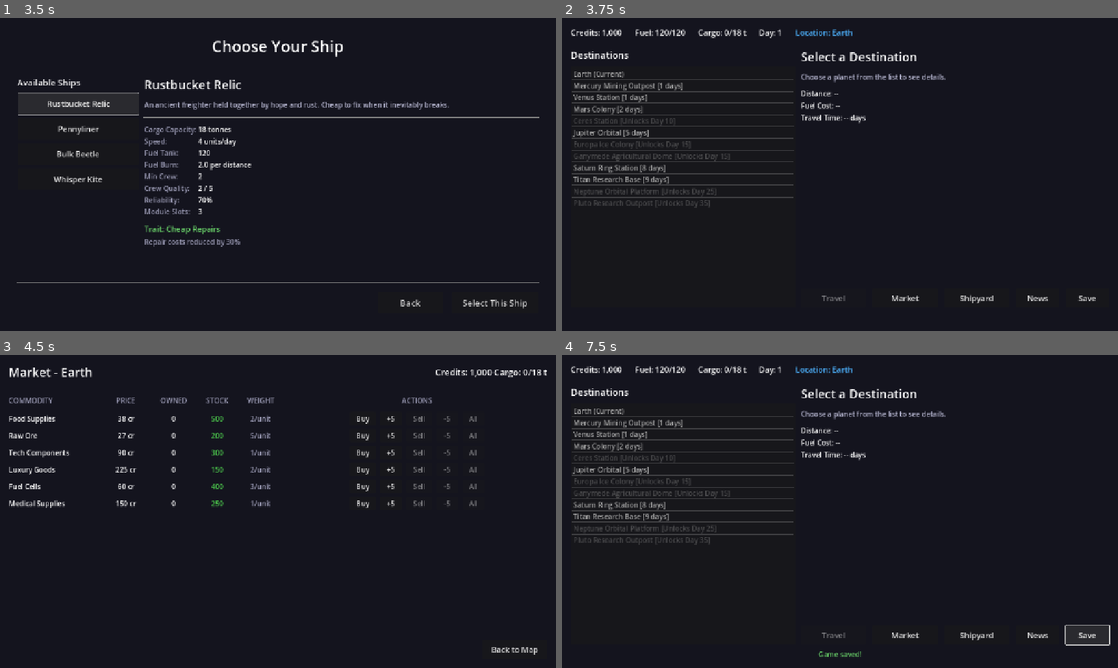
Above: before the commit, frames 1-4 (two rows, left to right).
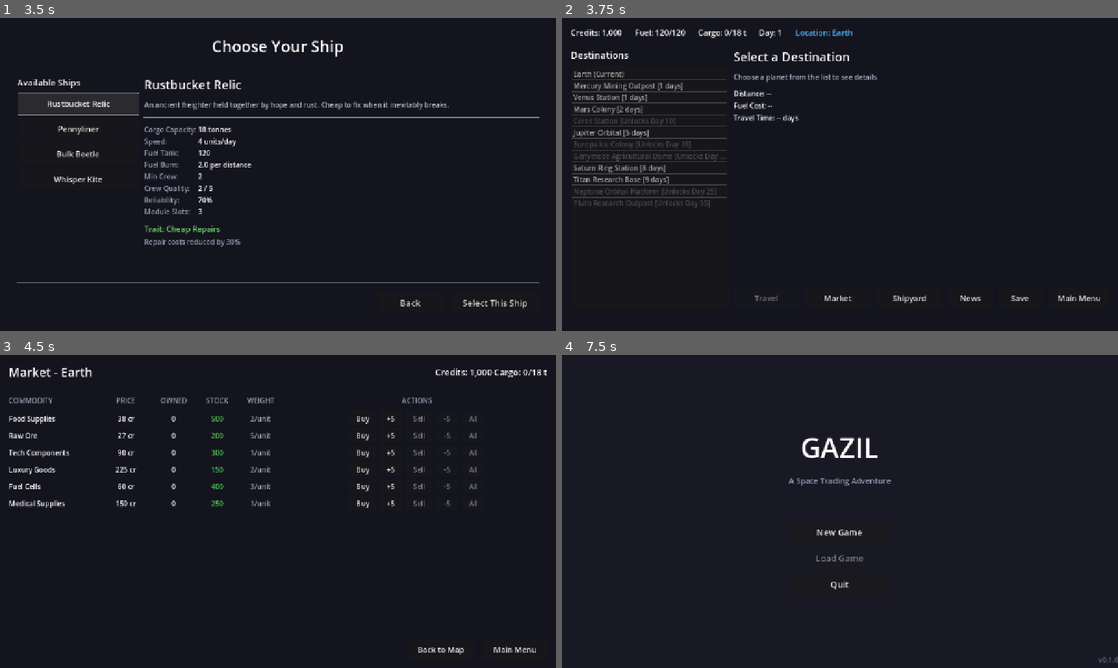
Above: after the commit, the same moments.

Repository: Eventrope/gazil
Game: Godot game, scene res://scenes/main_menu.tscn
The game is run twice, just before and just after one commit, with the same random seed, the same clock (stepped at 60 frames per second) and the same inputs.
Inputs (mouse positions are in pixels of both pictures, inside the frame that each line leads up to):
- Up to frame 1 (3.5 s): click "New Game" at 0.5 s; click "Back" at 1.25 s; click "New Game" at 2 s; click "Rustbucket Relic" at 2.75 s
- Up to frame 2 (3.75 s): click "Select This Ship" at 3.5 s
- Up to frame 3 (4.5 s): click "Market" at 4.25 s
- Up to frame 4 (7.5 s): click "Back to Map" at 5 s; click "Shipyard" at 5.75 s; click "Back to Map" at 6.5 s; click (1079, 636) at 7.25 s, where only the run after the commit has a clickable "Main Menu"

Frame 1 is identical in both runs. In frame 2, 2.3% of the frame differs, in the area x 28-97%, y 10-92%; in frame 3, 0.2%; in frame 4, 6.0%, in the area x 1-100%, y 3-99%.

Commit message:
Add main menu exit and tune planet supplies

Diff:
--- a/data/planets.json
+++ b/data/planets.json
@@ -204,28 +204,28 @@
         "pluto": 12
       },
       "price_modifiers": {
-        "food": 1.2,
-        "ore": 0.7,
-        "tech": 1.0,
-        "luxury": 1.1,
-        "fuel_cells": 0.9,
-        "medicine": 1.1
-      },
-      "base_stock": {
-        "food": 300,
-        "ore": 600,
-        "tech": 200,
-        "luxury": 100,
-        "fuel_cells": 350,
-        "medicine": 150
-      },
-      "stock_regen_rate": {
-        "food": 30,
-        "ore": 60,
-        "tech": 20,
-        "luxury": 10,
-        "fuel_cells": 35,
-        "medicine": 15
+        "food": 1.4,
+        "ore": 0.5,
+        "tech": 1.1,
+        "luxury": 1.3,
+        "fuel_cells": 1.0,
+        "medicine": 1.2
+      },
+      "base_stock": {
+        "food": 220,
+        "ore": 900,
+        "tech": 180,
+        "luxury": 80,
+        "fuel_cells": 320,
+        "medicine": 120
+      },
+      "stock_regen_rate": {
+        "food": 22,
+        "ore": 90,
+        "tech": 18,
+        "luxury": 8,
+        "fuel_cells": 32,
+        "medicine": 12
       },
       "supply_volatility": 0.12,
       "fuel_price_modifier": 0.85
@@ -254,23 +254,23 @@
         "ore": 1.1,
         "tech": 1.2,
         "luxury": 1.6,
-        "fuel_cells": 0.4,
+        "fuel_cells": 0.3,
         "medicine": 1.3
       },
       "base_stock": {
-        "food": 200,
+        "food": 180,
         "ore": 150,
         "tech": 150,
         "luxury": 80,
-        "fuel_cells": 800,
+        "fuel_cells": 950,
         "medicine": 120
       },
       "stock_regen_rate": {
-        "food": 20,
+        "food": 18,
         "ore": 15,
         "tech": 15,
         "luxury": 8,
-        "fuel_cells": 80,
+        "fuel_cells": 95,
         "medicine": 12
       },
       "supply_volatility": 0.18,
@@ -342,7 +342,7 @@
         "pluto": 11
       },
       "price_modifiers": {
-        "food": 0.6,
+        "food": 0.5,
         "ore": 1.4,
         "tech": 1.2,
         "luxury": 1.5,
@@ -350,16 +350,16 @@
         "medicine": 1.0
       },
       "base_stock": {
-        "food": 700,
-        "ore": 100,
+        "food": 850,
+        "ore": 80,
         "tech": 150,
         "luxury": 80,
         "fuel_cells": 300,
         "medicine": 200
       },
       "stock_regen_rate": {
-        "food": 70,
-        "ore": 10,
+        "food": 85,
+        "ore": 8,
         "tech": 15,
         "luxury": 8,
         "fuel_cells": 30,
@@ -389,7 +389,7 @@
       },
       "price_modifiers": {
         "food": 1.7,
-        "ore": 0.8,
+        "ore": 0.7,
         "tech": 1.3,
         "luxury": 1.5,
         "fuel_cells": 0.6,
@@ -397,7 +397,7 @@
       },
       "base_stock": {
         "food": 150,
-        "ore": 500,
+        "ore": 650,
         "tech": 150,
         "luxury": 80,
         "fuel_cells": 500,
@@ -405,7 +405,7 @@
       },
       "stock_regen_rate": {
         "food": 15,
-        "ore": 50,
+        "ore": 65,
         "tech": 15,
         "luxury": 8,
         "fuel_cells": 50,
--- a/scenes/galaxy_map.tscn
+++ b/scenes/galaxy_map.tscn
@@ -166,6 +166,12 @@
 theme_override_font_sizes/font_size = 18
 text = "Save"
 
+[node name="MainMenuButton" type="Button" parent="MarginContainer/VBoxContainer/MainContent/RightPanel/ButtonRow"]
+custom_minimum_size = Vector2(140, 45)
+layout_mode = 2
+theme_override_font_sizes/font_size = 18
+text = "Main Menu"
+
 [node name="MessageLabel" type="Label" parent="MarginContainer/VBoxContainer"]
 layout_mode = 2
 theme_override_font_sizes/font_size = 16
@@ -179,3 +185,4 @@
 [connection signal="pressed" from="MarginContainer/VBoxContainer/MainContent/RightPanel/ButtonRow/ShipyardButton" to="." method="_on_shipyard_pressed"]
 [connection signal="pressed" from="MarginContainer/VBoxContainer/MainContent/RightPanel/ButtonRow/NewsButton" to="." method="_on_news_pressed"]
 [connection signal="pressed" from="MarginContainer/VBoxContainer/MainContent/RightPanel/ButtonRow/SaveButton" to="." method="_on_save_pressed"]
+[connection signal="pressed" from="MarginContainer/VBoxContainer/MainContent/RightPanel/ButtonRow/MainMenuButton" to="." method="_on_main_menu_pressed"]
--- a/scenes/market.tscn
+++ b/scenes/market.tscn
@@ -138,4 +138,11 @@
 theme_override_font_sizes/font_size = 18
 text = "Back to Map"
 
+[node name="MainMenuButton" type="Button" parent="MarginContainer/VBoxContainer/Footer"]
+custom_minimum_size = Vector2(150, 45)
+layout_mode = 2
+theme_override_font_sizes/font_size = 18
+text = "Main Menu"
+
 [connection signal="pressed" from="MarginContainer/VBoxContainer/Footer/BackButton" to="." method="_on_back_pressed"]
+[connection signal="pressed" from="MarginContainer/VBoxContainer/Footer/MainMenuButton" to="." method="_on_main_menu_pressed"]
--- a/scenes/shipyard.tscn
+++ b/scenes/shipyard.tscn
@@ -138,5 +138,12 @@
 theme_override_font_sizes/font_size = 18
 text = "Back to Map"
 
+[node name="MainMenuButton" type="Button" parent="MarginContainer/VBoxContainer/Footer"]
+custom_minimum_size = Vector2(150, 45)
+layout_mode = 2
+theme_override_font_sizes/font_size = 18
+text = "Main Menu"
+
 [connection signal="pressed" from="MarginContainer/VBoxContainer/Footer/RefuelButton" to="." method="_on_refuel_pressed"]
 [connection signal="pressed" from="MarginContainer/VBoxContainer/Footer/BackButton" to="." method="_on_back_pressed"]
+[connection signal="pressed" from="MarginContainer/VBoxContainer/Footer/MainMenuButton" to="." method="_on_main_menu_pressed"]
--- a/scripts/galaxy_map.gd
+++ b/scripts/galaxy_map.gd
@@ -198,6 +198,10 @@
 func _on_shipyard_pressed() -> void:
 	get_tree().change_scene_to_file("res://scenes/shipyard.tscn")
 
+func _on_main_menu_pressed() -> void:
+	GameState.return_to_main_menu()
+	get_tree().change_scene_to_file("res://scenes/main_menu.tscn")
+
 func _on_news_pressed() -> void:
 	get_tree().change_scene_to_file("res://scenes/galactic_news.tscn")
 
--- a/scripts/market.gd
+++ b/scripts/market.gd
@@ -186,6 +186,10 @@
 func _on_back_pressed() -> void:
 	get_tree().change_scene_to_file("res://scenes/galaxy_map.tscn")
 
+func _on_main_menu_pressed() -> void:
+	GameState.return_to_main_menu()
+	get_tree().change_scene_to_file("res://scenes/main_menu.tscn")
+
 func _show_message(text: String, color: Color) -> void:
 	message_label.text = text
 	message_label.add_theme_color_override("font_color", color)
--- a/scripts/shipyard.gd
+++ b/scripts/shipyard.gd
@@ -156,6 +156,10 @@
 func _on_back_pressed() -> void:
 	get_tree().change_scene_to_file("res://scenes/galaxy_map.tscn")
 
+func _on_main_menu_pressed() -> void:
+	GameState.return_to_main_menu()
+	get_tree().change_scene_to_file("res://scenes/main_menu.tscn")
+
 func _show_message(text: String, color: Color) -> void:
 	message_label.text = text
 	message_label.add_theme_color_override("font_color", color)
--- a/src/autoload/game_state.gd
+++ b/src/autoload/game_state.gd
@@ -40,6 +40,13 @@
 	is_game_active = true
 	game_started.emit()
 	print("GameState: New game started with ship: " + ship_id)
+
+func return_to_main_menu() -> void:
+	player = null
+	is_game_active = false
+	price_drifts.clear()
+	planet_stocks.clear()
+	active_news_events.clear()
 
 func _init_price_drifts() -> void:
 	price_drifts.clear()
